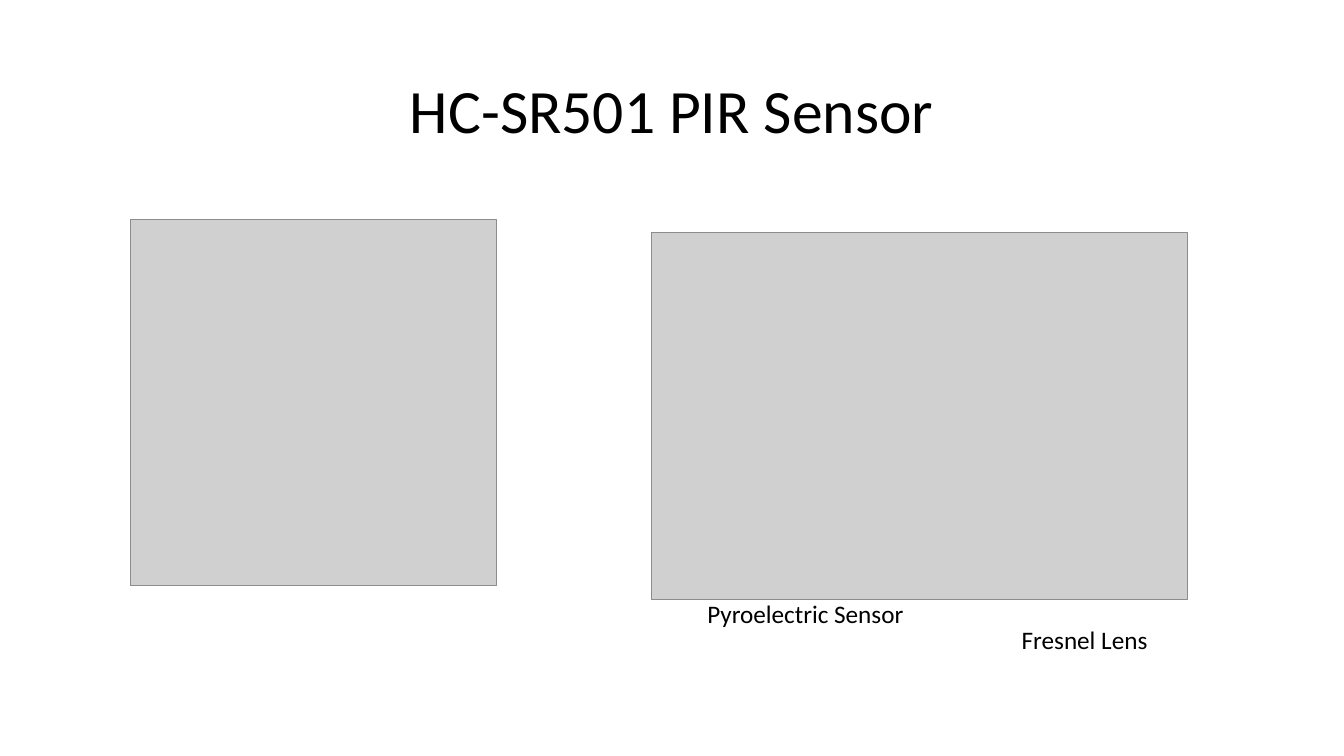
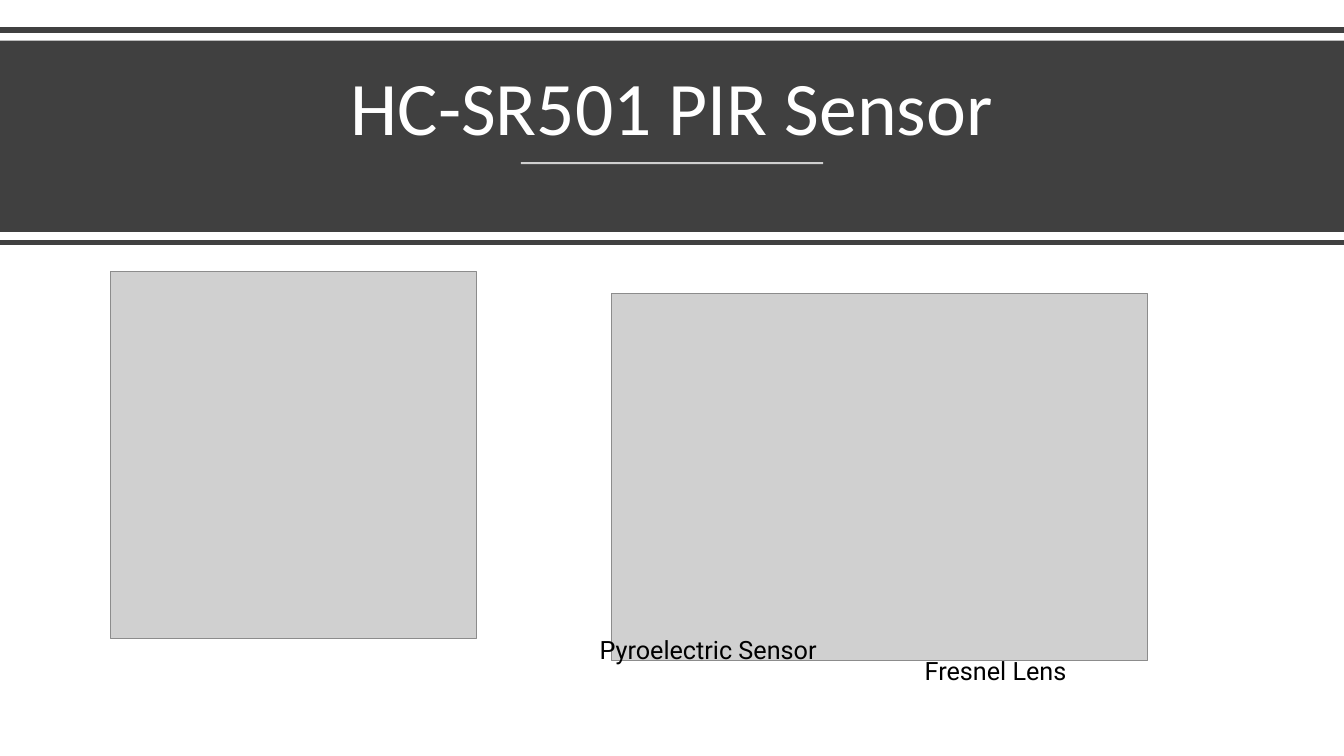
Before and after one commit to ptyn7600/PIR-motion-sensor, a slide deck: slide 3 of Other-Files/PIR-motion-sensor.pptx. Drawn at 1344x756 pixels with LibreOffice and Linux fonts; fonts in the diff are those of the drawing; grey boxes stand for pictures. Boxes give left, top, right and bottom in pixels: in the first picture for what was removed or moved away, otherwise in the second. Text is boxed around its words. In the diff, an @@ line names an element or a change of style, - is before the commit and + after.

Commit message:
update presentation

```diff
--- a/Other-Files/PIR-motion-sensor.pptx
+++ b/Other-Files/PIR-motion-sensor.pptx
@@ line added from (0, 30) to (1344, 30), #404040 4 pt @@
@@ rectangle added at (x1=0, y1=40, x2=1344, y2=232), fill #404040 @@
@@ title "HC-SR501 PIR Sensor" moved from (x1=410, y1=93, x2=933, y2=134) to (x1=351, y1=86, x2=993, y2=136) @@
@@ title "HC-SR501 PIR Sensor" at (x1=351, y1=86, x2=993, y2=136): size 44 to 54 pt, text colour #000000 to #FFFFFF; vertical alignment middle to bottom @@
@@ line added from (521, 163) to (824, 163), #FFFFFF 1.5 pt @@
@@ line added from (0, 243) to (1344, 243), #404040 4 pt @@
@@ picture moved from (x1=130, y1=220, x2=496, y2=587) to (x1=111, y1=272, x2=477, y2=639) @@
@@ picture moved from (x1=651, y1=232, x2=1188, y2=599) to (x1=612, y1=293, x2=1148, y2=660) @@
@@ text "Pyroelectric Sensor" at (x1=600, y1=636, x2=816, y2=665): font Calibri to Roboto @@
@@ text "Pyroelectric Sensor" moved from (x1=707, y1=605, x2=903, y2=627) to (x1=600, y1=636, x2=816, y2=665) @@
@@ text "Fresnel Lens" moved from (x1=1022, y1=631, x2=1147, y2=650) to (x1=925, y1=657, x2=1067, y2=681) @@
@@ text "Fresnel Lens" at (x1=925, y1=657, x2=1067, y2=681): font Calibri to Roboto @@
```
Also in this commit, not shown: 5 other slides changed, 3 slides added, 1 slide removed.
